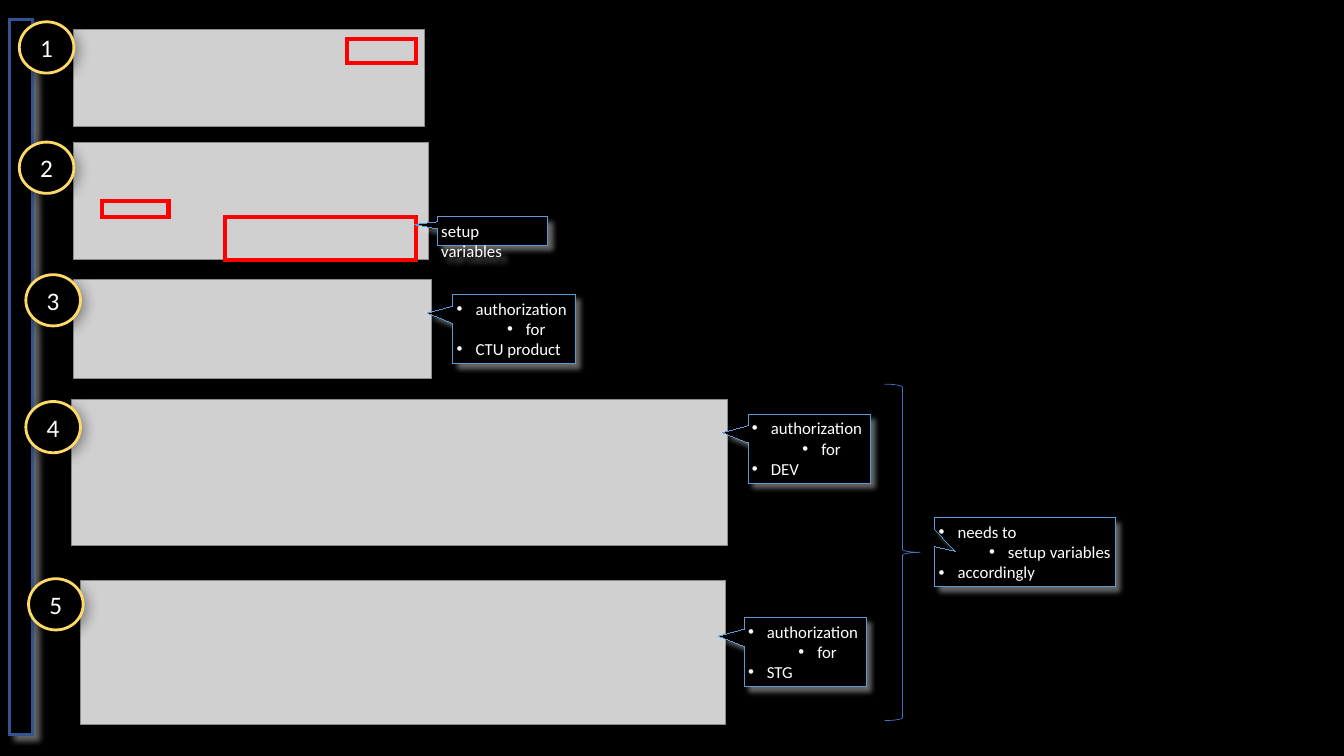
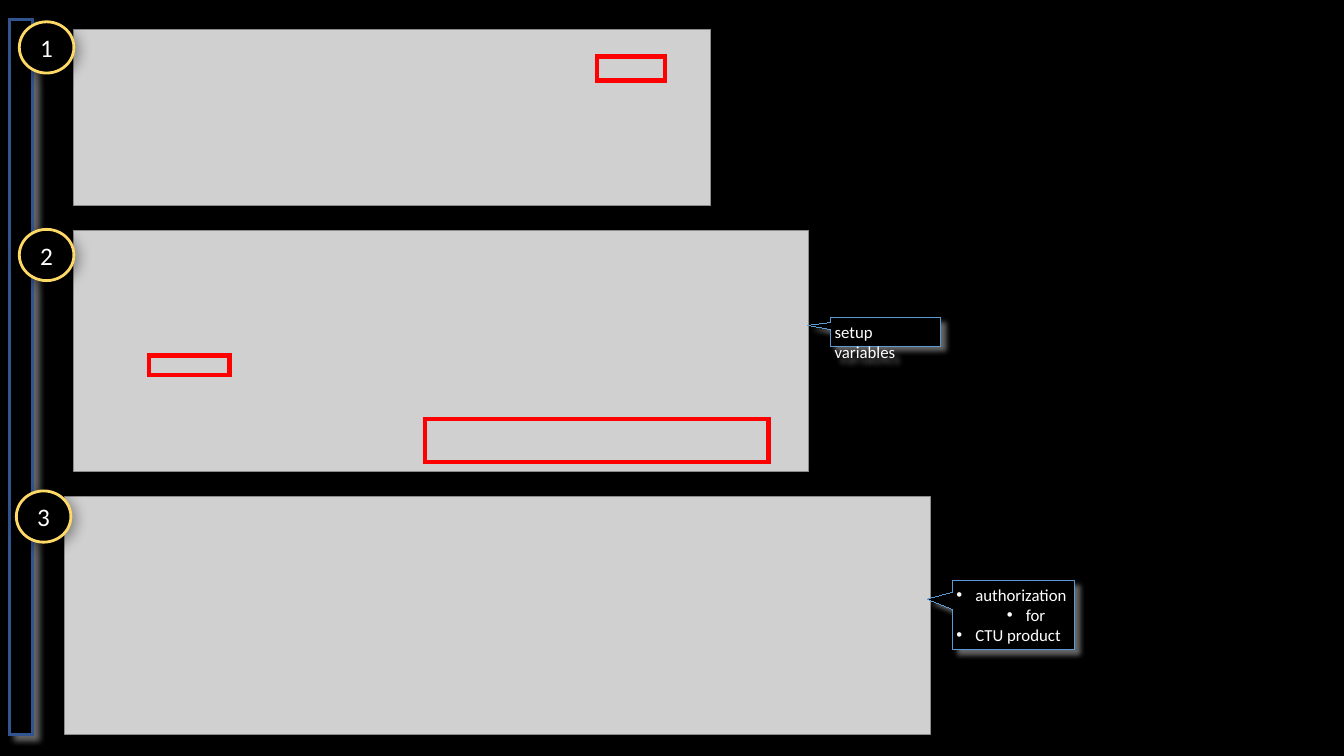
Before and after one commit to 1010836/portfolio, a slide deck: slide 4 of authentication/_reference/postman.pptx. Drawn at 1344x756 pixels with LibreOffice and Linux fonts; fonts in the diff are those of the drawing; grey boxes stand for pictures. Boxes give left, top, right and bottom in pixels: in the first picture for what was removed or moved away, otherwise in the second. Text is boxed around its words. In the diff, an @@ line names an element or a change of style, - is before the commit and + after.

```diff
--- a/authentication/_reference/postman.pptx
+++ b/authentication/_reference/postman.pptx
@@ picture: place and size @@
-picture at (74,29,424,126)
+picture at (74,29,711,206)
@@ rectangle: place and size @@
-rectangle at (348,39,416,64)
+rectangle at (597,56,665,81)
@@ ellipse "2": place and size @@
-ellipse "2" at (19,142,74,194)
+ellipse "2" at (19,230,74,281)
@@ picture: place and size @@
-picture at (74,143,427,259)
+picture at (74,230,809,471)
@@ speech box "setup variables": place and size @@
-speech box "setup variables" at (438,217,547,245)
+speech box "setup variables" at (831,318,941,346)
@@ rectangle: place and size @@
-rectangle at (102,201,168,217)
+rectangle at (148,356,229,375)
@@ right brace removed at (885,384,922,721) @@
@@ ellipse removed at (26,401,81,453) @@
-4
@@ picture removed at (72,399,728,546) @@
@@ rectangle: place and size @@
-rectangle at (225,217,416,260)
+rectangle at (424,419,768,463)
@@ speech box removed at (748,414,870,484) @@
-• authorization
-  • for
-• DEV
@@ ellipse "3": place and size @@
-ellipse "3" at (26,275,81,327)
+ellipse "3" at (16,491,71,542)
@@ picture: place and size @@
-picture at (74,280,432,379)
+picture at (65,496,931,734)
@@ speech box removed at (935,518,1115,588) @@
-• needs to
-  • setup variables
-• accordingly
@@ ellipse removed at (28,579,83,630) @@
-5
@@ picture removed at (81,581,726,725) @@
@@ speech box "authorization": place and size @@
-speech box "authorization" at (453,294,575,364)
+speech box "authorization" at (953,581,1075,650)
@@ speech box removed at (744,618,866,688) @@
-• authorization
-  • for
-• STG
```
Also in this commit, not shown: 1 slide added, 9 other files.
